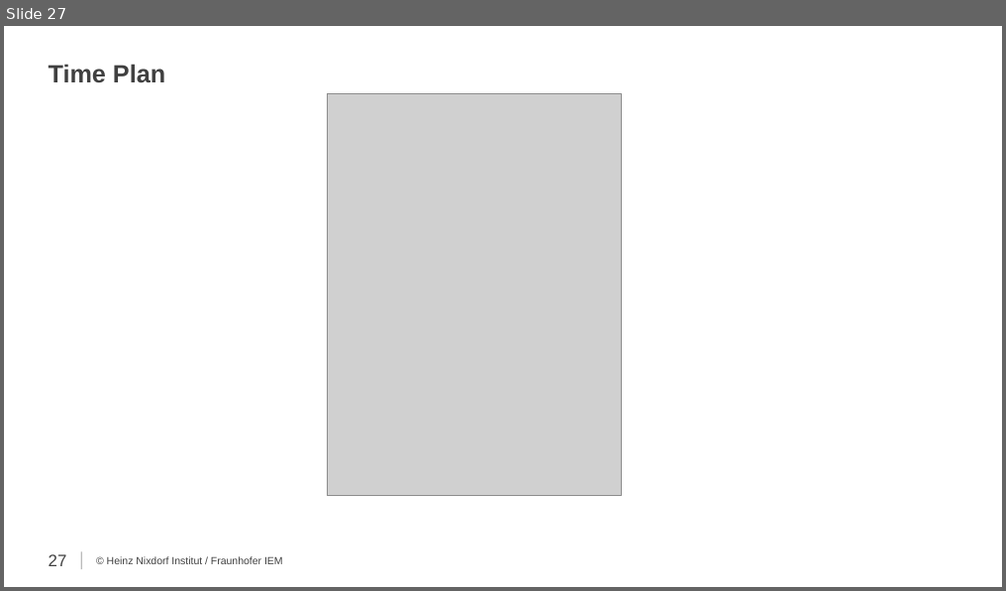
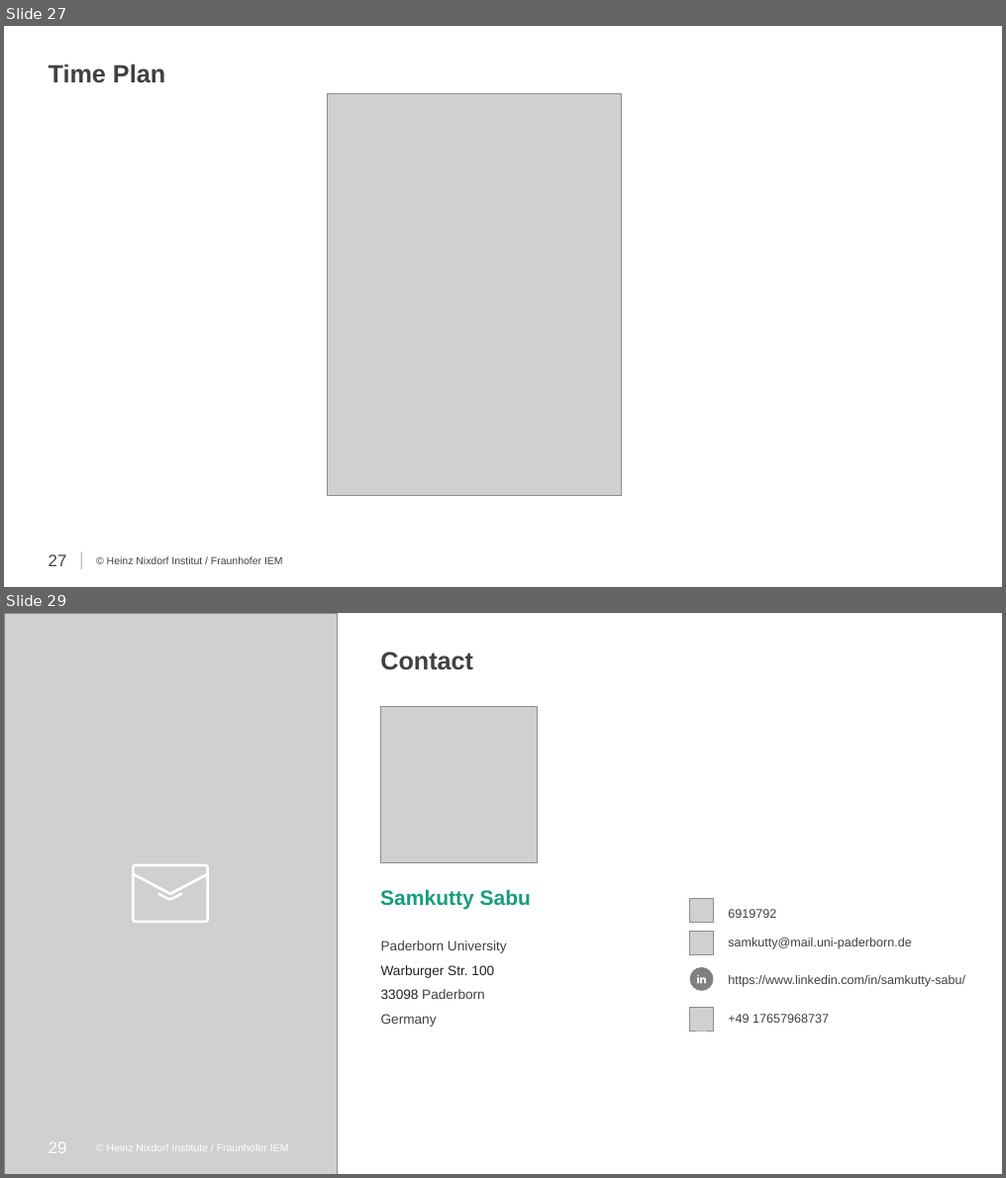
Before and after one commit to secure-software-engineering/TypeEvalPy, a slide deck: proposal/proposal_Samkutty.pptx. Shown one above the other, each under a label of ours: slide 27 before the commit, slides 27 and 29 after it; the slides between them are not shown. The pictures are 1006x591 and 1006x1178 pixels, drawn with LibreOffice and Linux fonts; fonts in the diff are those of the drawing; grey boxes stand for pictures; background and template pictures are left out. Boxes give left, top, right and bottom in pixels: in the first picture for what was removed or moved away, otherwise in the second. Text is boxed around its words. In the diff, an @@ line names an element or a change of style, - is before the commit and + after.

```diff
--- a/proposal/proposal_Samkutty.pptx
+++ b/proposal/proposal_Samkutty.pptx
@@ slide 29 added at (4,613,1002,1174), background #FFFFFF @@
@@ picture added at (4,613,337,1174) @@
@@ title added at (380,652,473,670), 24 pt, text #404040, bold @@
+Contact
@@ picture added at (380,707,537,863) @@
@@ freeform shape added at (132,864,209,924), fill #FFFFFF @@
@@ text added at (380,889,531,910), 20 pt, text #179C7D, bold @@
+Samkutty Sabu
@@ picture added at (690,898,714,922) @@
@@ text added at (728,909,776,918), 12 pt, text #404040 @@
+6919792
@@ picture added at (690,932,714,956) @@
@@ text added at (728,938,911,950), 12 pt, text #404040 @@
+samkutty@mail.uni-paderborn.de
@@ text added at (381,941,507,1027), 13 pt, text #404040 @@
+Paderborn University
+Warburger Str. 100
+33098 Paderborn
+Germany
@@ freeform shape added at (690,967,714,992), fill #808080 @@
@@ text added at (728,975,965,987), 12 pt, text #404040 @@
+https://www.linkedin.com/in/samkutty-sabu/
@@ picture added at (690,1008,714,1032) @@
@@ text added at (728,1014,829,1023), 12 pt, text #404040 @@
++49 17657968737
@@ page number added at (49,1143,67,1154), 16 pt, text #FFFFFF @@
+29
@@ text added at (107,1145,289,1152), 10 pt, text #FFFFFF @@
+© Heinz Nixdorf Institute / Fraunhofer IEM
```
Also in this commit, not shown: 1 other slide added.
